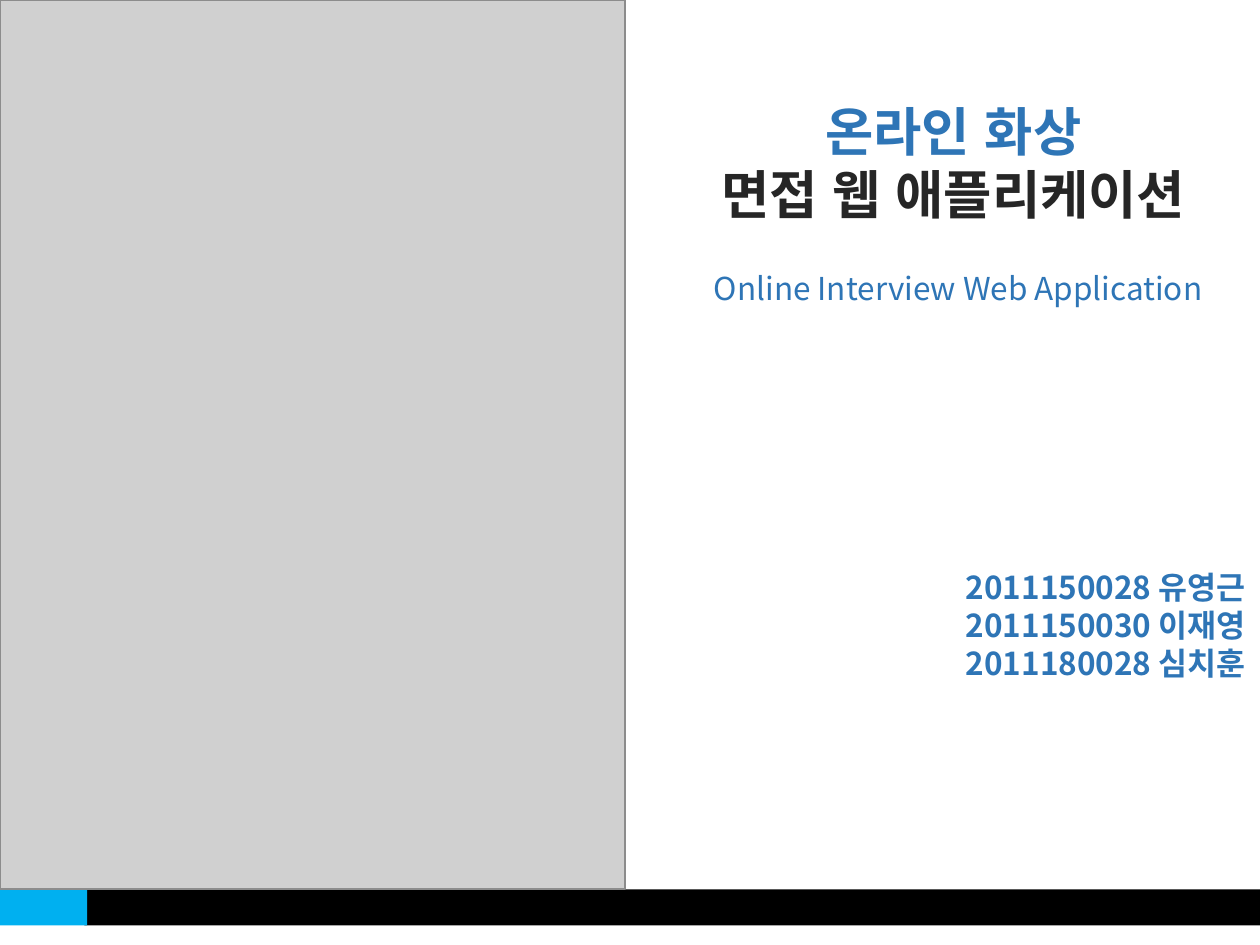
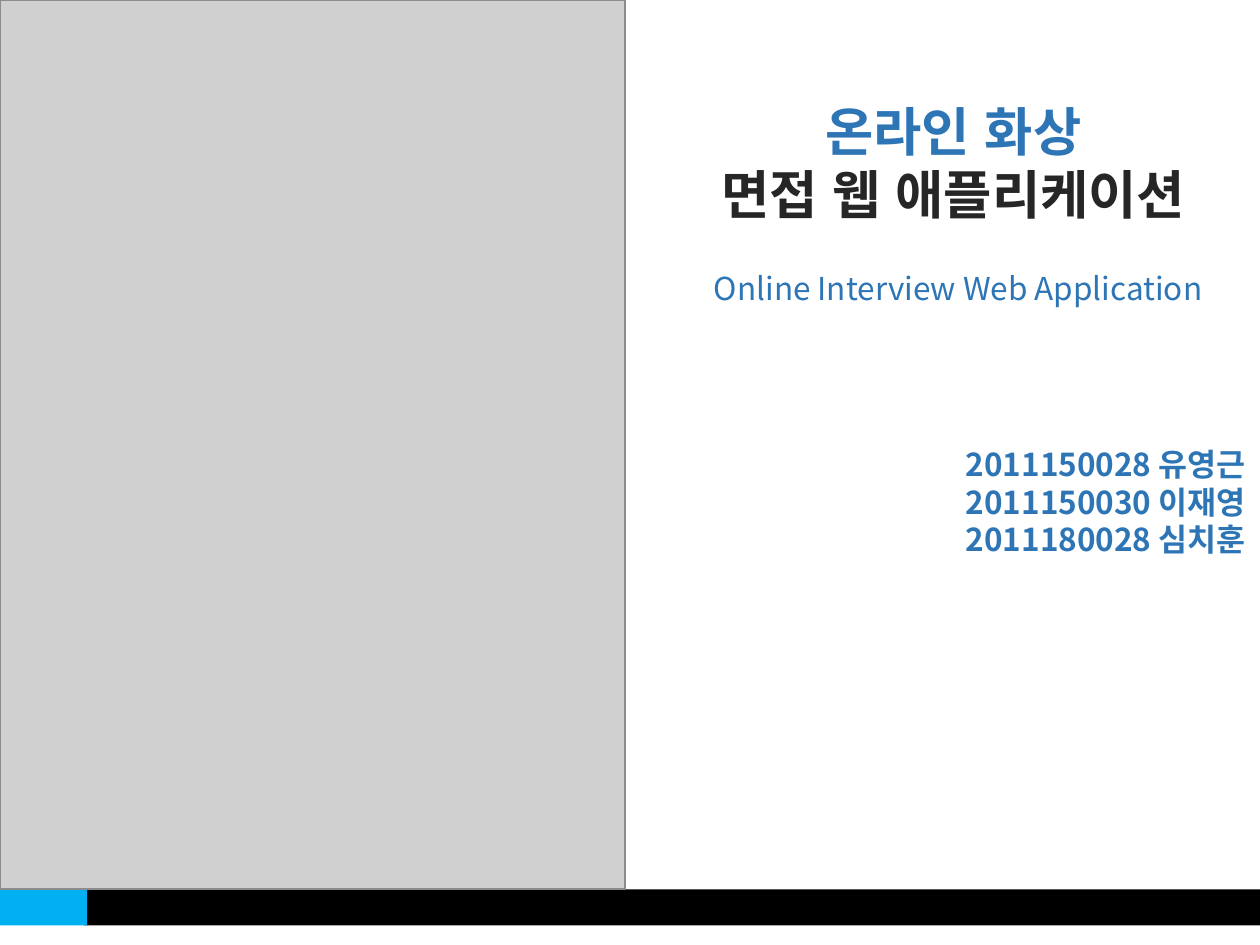
Before and after one commit to mwan91/-----------, a slide deck: slide 1 of 최종)온라인 화상 면접 웹애플리케이션.pptx. Drawn at 1260x945 pixels with LibreOffice and Linux fonts; fonts in the diff are those of the drawing; grey boxes stand for pictures. Boxes give left, top, right and bottom in pixels: in the first picture for what was removed or moved away, otherwise in the second. Text is boxed around its words. In the diff, an @@ line names an element or a change of style, - is before the commit and + after.

```diff
--- a/최종)온라인 화상 면접 웹애플리케이션.pptx
+++ b/최종)온라인 화상 면접 웹애플리케이션.pptx
@@ text "2011150028 유영근": place and size @@
-text "2011150028 유영근" at box(966, 572, 1246, 678)
+text "2011150028 유영근" at box(966, 449, 1246, 554)
```
Also in this commit, not shown: 4 other slides changed, 1 slide removed.
